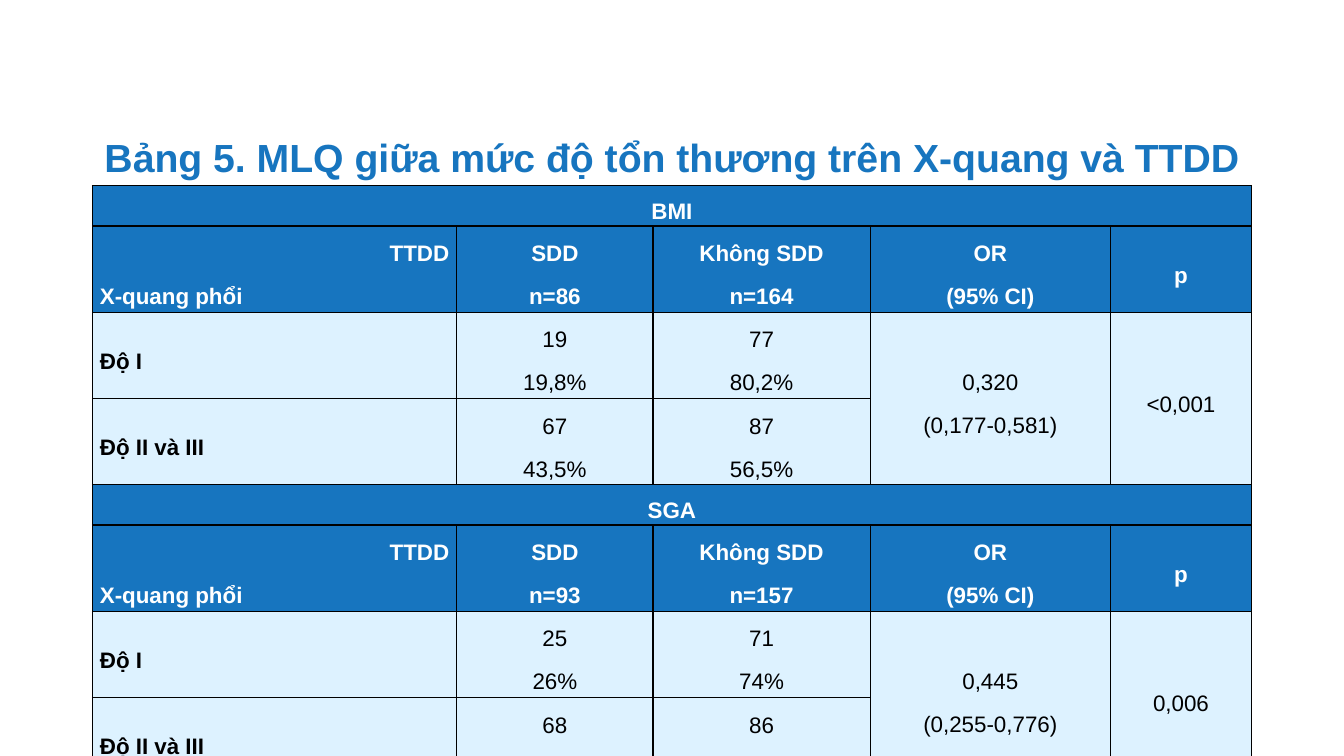
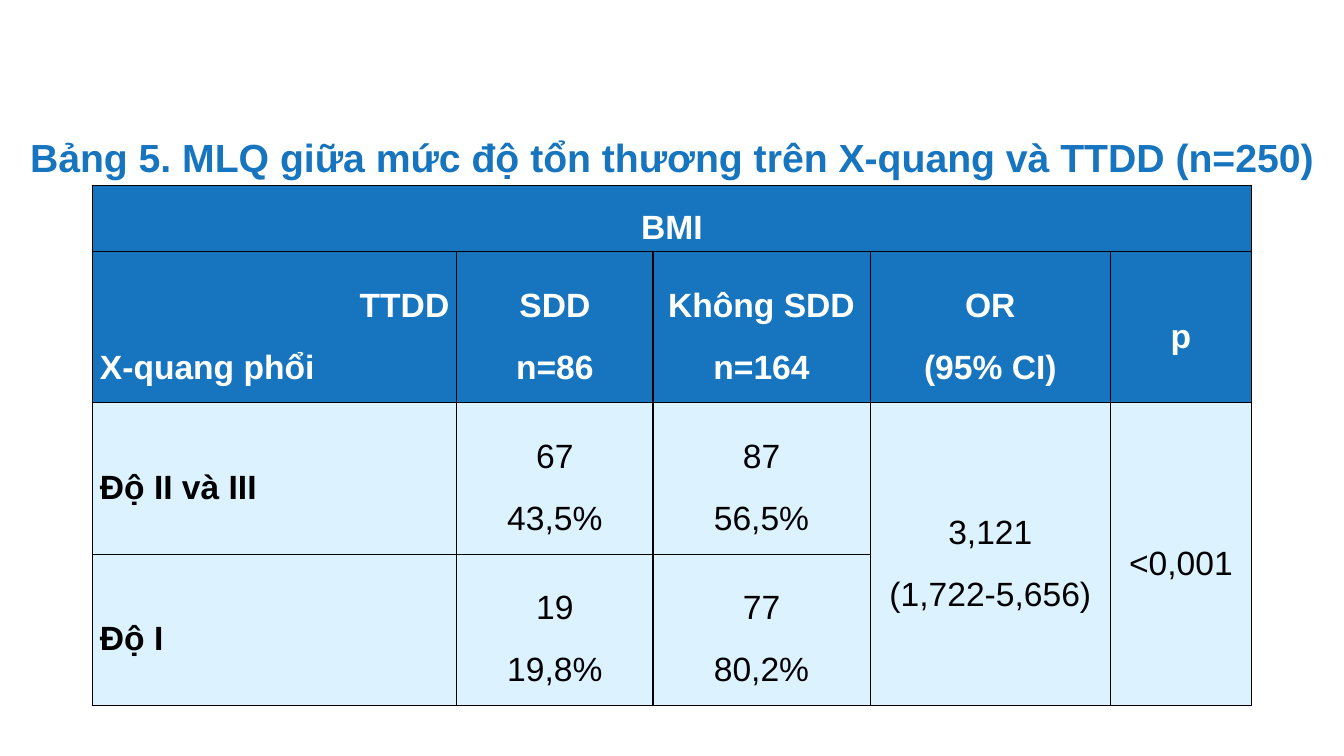
Before and after one commit to MedPocket/HPMUGraduation-thesis, a slide deck: slide 31 of Thuc-trang-va-mot-so-yeu-to-lien-quan-dinh-duong-BN-lao-phoi_Nhat-Nguyen.pptx. Drawn at 1344x756 pixels with LibreOffice and Linux fonts; fonts in the diff are those of the drawing; background and template pictures are left out. Boxes give left, top, right and bottom in pixels: in the first picture for what was removed or moved away, otherwise in the second. Text is boxed around its words. In the diff, an @@ line names an element or a change of style, - is before the commit and + after.

```diff
--- a/Thuc-trang-va-mot-so-yeu-to-lien-quan-dinh-duong-BN-lao-phoi_Nhat-Nguyen.pptx
+++ b/Thuc-trang-va-mot-so-yeu-to-lien-quan-dinh-duong-BN-lao-phoi_Nhat-Nguyen.pptx
@@ text at box(30, 141, 1314, 180): text changed @@
-Bảng 5. MLQ giữa mức độ tổn thương trên X-quang và TTDD
+Bảng 5. MLQ giữa mức độ tổn thương trên X-quang và TTDD (n=250)
@@ table at box(93, 186, 1254, 706) @@
-row 3: Độ I | 19 / 19,8% | 77 / 80,2% | 0,320 / (0,177-0,581) | <0,001
-row 4: Độ II và III | 67 / 43,5% | 87 / 56,5% |  | 
-row 5: SGA |  |  |  | 
-row 6: TTDD / X-quang phổi | SDD / n=93 | Không SDD / n=157 | OR / (95% CI) | p
-row 7: Độ I | 25 / 26% | 71 / 74% | 0,445 / (0,255-0,776) | 0,006
-row 8: Độ II và III | 68 / 44,2% | 86 / 55,8% |  | 
+row 3: Độ II và III | 67 / 43,5% | 87 / 56,5% | 3,121 / (1,722-5,656) | <0,001
+row 4: Độ I | 19 / 19,8% | 77 / 80,2% |  | 
```
Also in this commit, not shown: 29 other slides changed, 2 other files.
